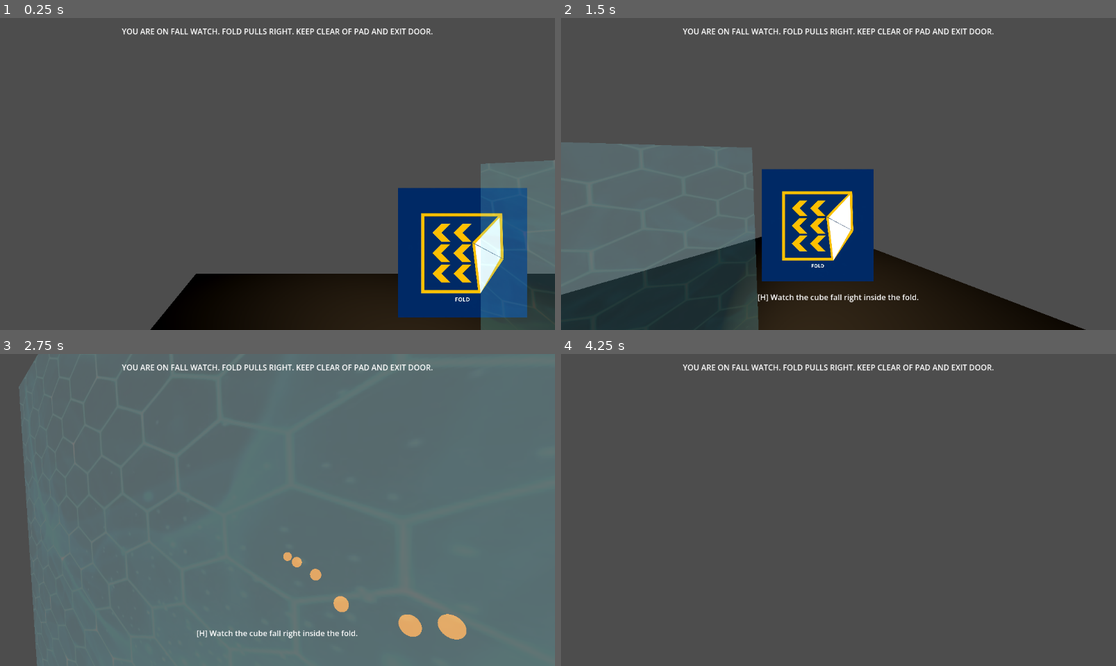
Above: before the commit, frames 1-4 (two rows, left to right).
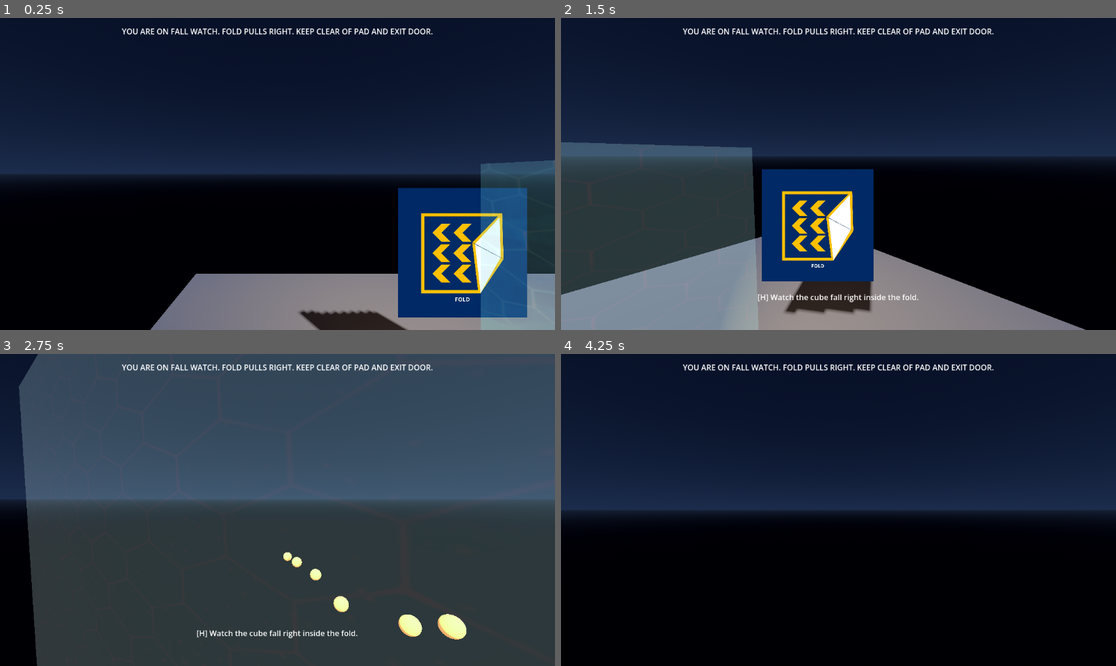
Above: after the commit, the same moments.

Repository: phsuroviec/gravit
Game: Godot game, scene res://main.tscn
Two runs of this game, one before a commit and one after it. Both use one fixed random seed, a clock stepped at 60 frames per second and the inputs below.
Inputs (mouse positions are in pixels of both pictures, inside the frame that each line leads up to):
- Up to frame 1 (0.25 s): no input
- Up to frame 2 (1.5 s): tap Enter (ui_accept) at 0.5, 0.77 s; move the mouse to (960, 158) at 0.52 s; hold Right (ui_right) 0.53-1.28 s; tap T at 0.6 s; click (960, 158) at 0.67 s; move the mouse to (810, 174) at 1.27 s; hold Up (ui_up) from 1.28 s (still down); tap H at 1.35 s
- Up to frame 3 (2.75 s): keep holding Up (ui_up); tap Enter (ui_accept) at 1.52 s; move the mouse to (288, 503) at 2.02 s; tap E at 2.1 s
- Up to frame 4 (4.25 s): keep holding Up (ui_up); move the mouse to (832, 516) at 2.77 s; tap X at 2.85 s; tap Enter (ui_accept) at 3.02, 3.5, 3.77 s; move the mouse to (877, 513) at 3.52 s; tap R at 3.6 s

The runs differ from the first frame. In frame 1, 89% of the frame differs, in the area x 0-100%, y 0-100%; in frame 2, 91%; in frame 3, 96%; in frame 4, 100%.

Commit message:
T14: headed capture pipeline, sun+sky, visual QA green

Diff:
--- a/game/course.tscn
+++ b/game/course.tscn
@@ -7,7 +7,31 @@
 [ext_resource type="PackedScene" path="res://hud.tscn" id="5"]
 [ext_resource type="PackedScene" path="res://room4.tscn" id="6"]
 
+[sub_resource type="ProceduralSkyMaterial" id="sky_mat"]
+sky_top_color = Color(0.05, 0.08, 0.16, 1)
+sky_horizon_color = Color(0.12, 0.18, 0.3, 1)
+ground_bottom_color = Color(0.02, 0.02, 0.04, 1)
+ground_horizon_color = Color(0.1, 0.14, 0.22, 1)
+
+[sub_resource type="Sky" id="sky"]
+sky_material = SubResource("sky_mat")
+
+[sub_resource type="Environment" id="env"]
+background_mode = 2
+sky = SubResource("sky")
+ambient_light_source = 3
+ambient_light_energy = 0.7
+
 [node name="Course" type="Node3D"]
+
+[node name="WorldEnvironment" type="WorldEnvironment" parent="."]
+environment = SubResource("env")
+
+[node name="Sun" type="DirectionalLight3D" parent="."]
+rotation = Vector3(-0.9, 0.6, 0)
+light_color = Color(1, 0.9, 0.78, 1)
+light_energy = 1.1
+shadow_enabled = true
 
 [node name="Room1" parent="." instance=ExtResource("1")]
 
--- /dev/null
+++ b/game/tests/capture.gd
@@ -0,0 +1,24 @@
+# res://tests/capture.gd — T14 headed capture driver. Runs under Xvfb
+# (NOT --headless: rendering must stay on). Frames the Room 1 vista, saves
+# viewport PNGs to /tmp for in-harness visual review. tmp/ only, never repo.
+extends Node3D
+
+var frames := 0
+
+func _ready() -> void:
+	var player = $Course/Player
+	player.global_position = Vector3(3, 3.5, 7)
+	player.look_at(Vector3(-2, 1.2, 0), Vector3.UP)
+
+func _physics_process(_delta: float) -> void:
+	frames += 1
+	var player = $Course/Player
+	player.global_position = Vector3(3, 3.5, 7)
+	player.velocity = Vector3.ZERO
+	if frames == 60 or frames == 180 or frames == 360:
+		await RenderingServer.frame_post_draw
+		var img := get_viewport().get_texture().get_image()
+		img.save_png("/tmp/shot_%d.png" % frames)
+		print("saved /tmp/shot_%d.png" % frames)
+	if frames == 380:
+		get_tree().quit(0)
--- /dev/null
+++ b/game/tests/capture.tscn
@@ -0,0 +1,9 @@
+[gd_scene load_steps=3 format=3]
+
+[ext_resource type="Script" path="res://tests/capture.gd" id="1"]
+[ext_resource type="PackedScene" path="res://course.tscn" id="2"]
+
+[node name="Capture" type="Node3D"]
+script = ExtResource("1")
+
+[node name="Course" parent="." instance=ExtResource("2")]
Not shown: 1 places in game/course.tscn that only renumber resources
Not shown, added: tickets/t14.md
